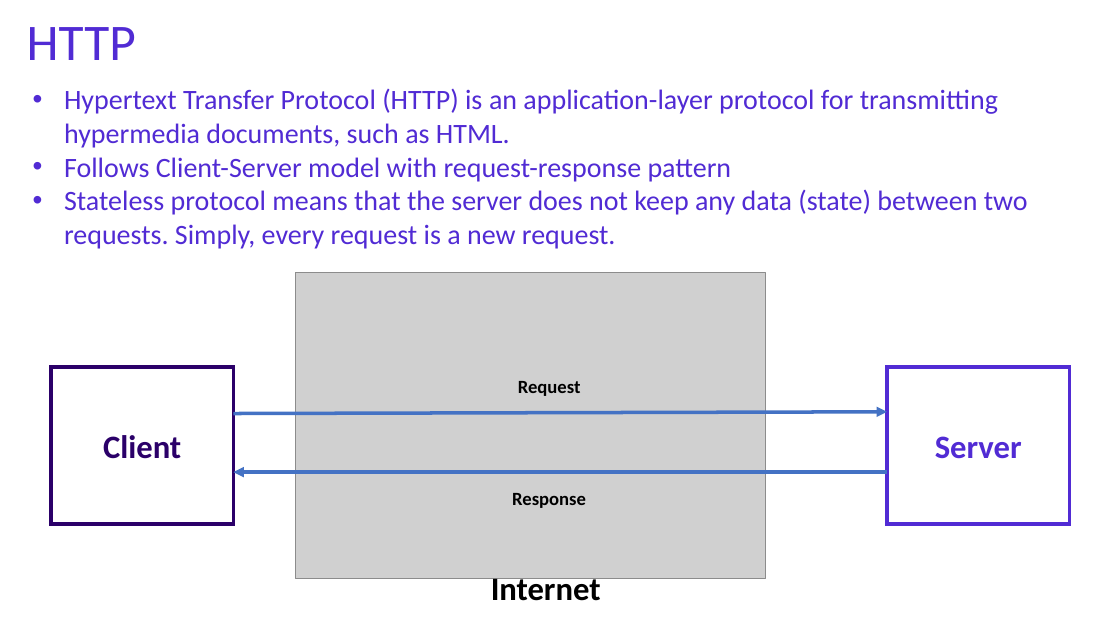
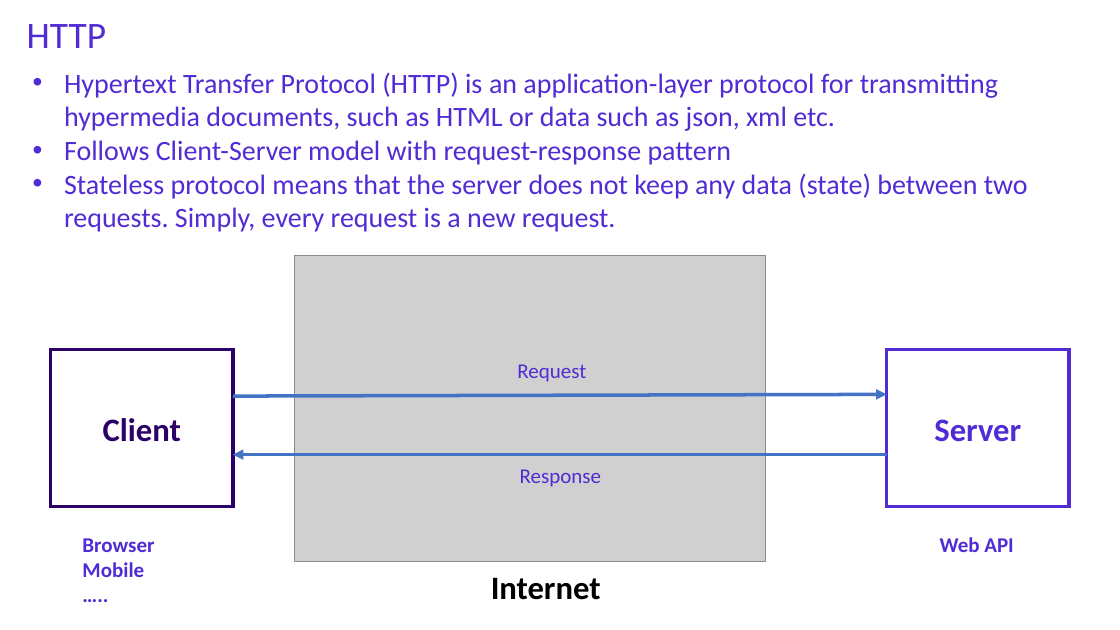
Before and after one commit to NaveenChittimalla/C-Sharp-Fundamentals, a slide deck: slide 34 of docs/C Sharp Programming Language - Fundaments.pptx. Drawn at 1120x630 pixels with LibreOffice and Linux fonts; fonts in the diff are those of the drawing; grey boxes stand for pictures. Boxes give left, top, right and bottom in pixels: in the first picture for what was removed or moved away, otherwise in the second. Text is boxed around its words. In the diff, an @@ line names an element or a change of style, - is before the commit and + after.

```diff
--- a/docs/C Sharp Programming Language - Fundaments.pptx
+++ b/docs/C Sharp Programming Language - Fundaments.pptx
@@ text "HTTP" at <box>27,24,106,48</box>: size 44 to 32 pt @@
@@ text at <box>64,73,998,131</box>: text changed @@
-• Hypertext Transfer Protocol (HTTP) is an application-layer protocol for transmitting hypermedia documents, such as HTML.
+• Hypertext Transfer Protocol (HTTP) is an application-layer protocol for transmitting hypermedia documents, such as HTML or data such as json, xml etc.
@@ picture: place and size @@
-picture at <box>295,273,766,579</box>
+picture at <box>295,255,766,561</box>
@@ text "Request": place and size @@
-text "Request" at <box>518,381,581,396</box>
+text "Request" at <box>517,364,586,382</box>
@@ text "Request" at <box>517,364,586,382</box>: size 16 to 18 pt, text colour #000000 to #512BD4, bold off @@
@@ arrow moved from (234, 413) - (887, 412) to (233, 397) - (886, 394) @@
@@ 2 rectangles, 1 text, 1 arrow: place and size @@
-2 rectangles, 1 text, 1 arrow at <box>51,89,1070,524</box>
+2 rectangles, 1 text, 1 arrow at <box>50,73,1069,507</box>
@@ text "Response" at <box>520,469,601,487</box>: size 16 to 18 pt, text colour #000000 to #512BD4, bold off @@
@@ text "Response": place and size @@
-text "Response" at <box>512,493,586,508</box>
+text "Response" at <box>520,469,601,487</box>
@@ text added at <box>82,538,154,577</box>, 18 pt, text #512BD4, bold @@
+Browser
+Mobile
+…..
@@ text added at <box>940,537,1013,552</box>, 18 pt, text #512BD4, bold @@
+Web API
@@ text "Internet" rewrapped from <box>491,573,601,601</box> to <box>491,577,601,600</box> @@
```
Also in this commit, not shown: 6 other slides changed, 4 slides added, 1 other file.
